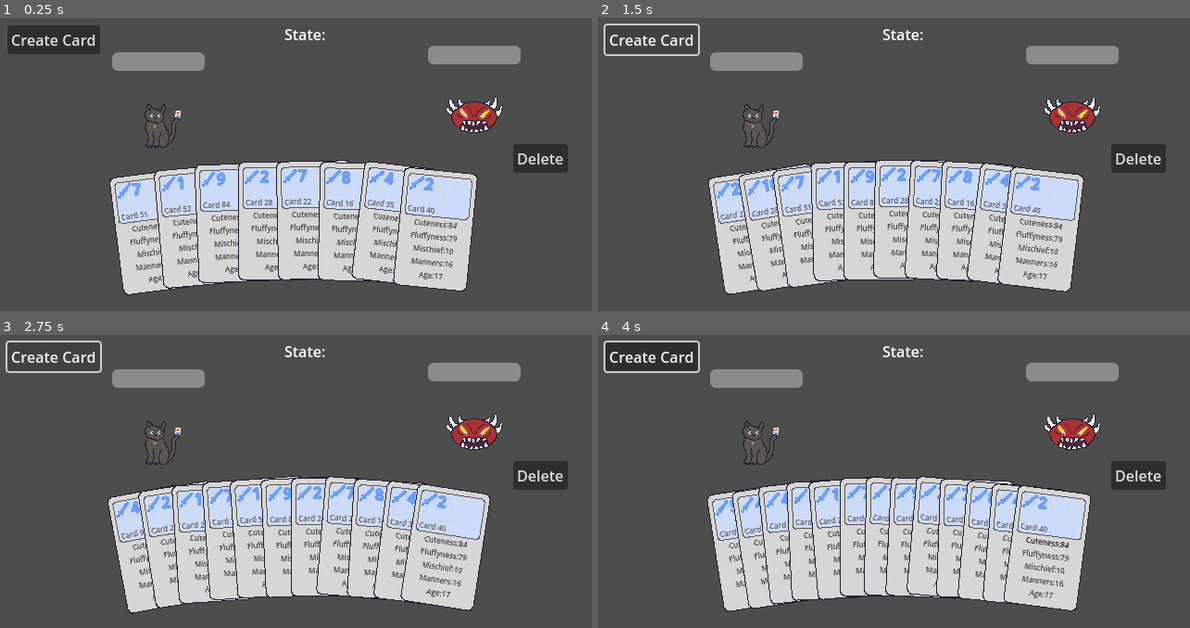
Above: before the commit, frames 1-4 (two rows, left to right).
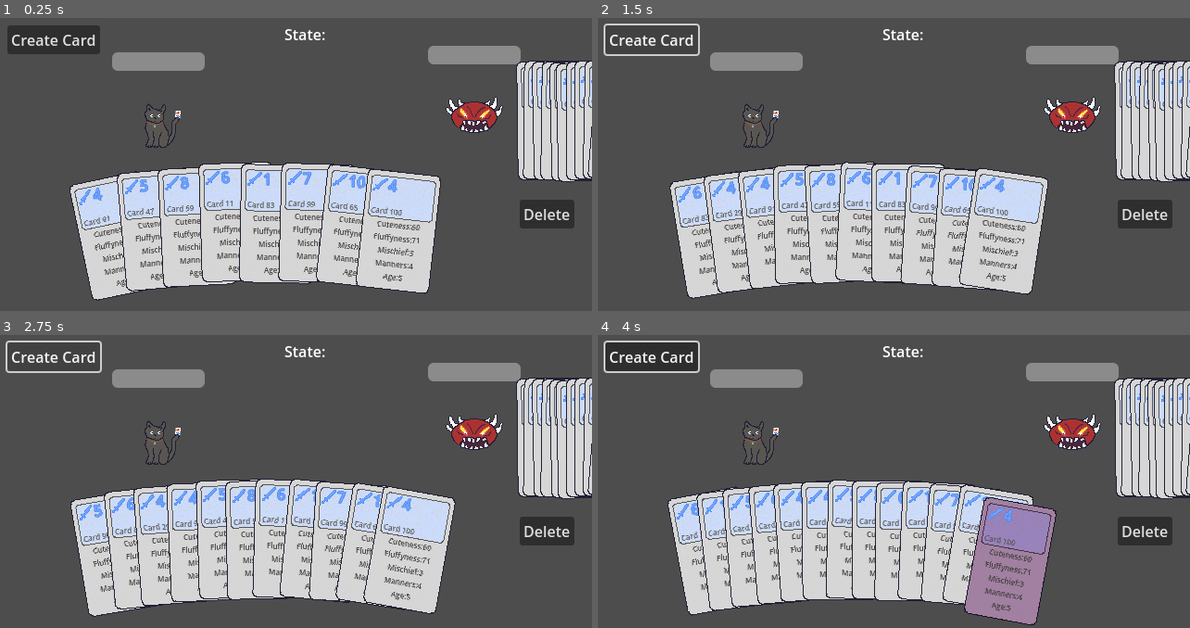
Above: after the commit, the same moments.

Repository: zcbntr/bucinum
Game: Godot game, scene res://scenes/main.tscn
Same seed, same stepped clock (60 frames per second), same inputs: the game is played once before the commit and once after it.
Inputs (mouse positions are in pixels of both pictures, inside the frame that each line leads up to):
- Up to frame 1 (0.25 s): no input
- Up to frame 2 (1.5 s): click "Create Card" at 0.5 s; click "Create Card" at 1.25 s
- Up to frame 3 (2.75 s): click "Create Card" at 2 s
- Up to frame 4 (4 s): tap Enter at 2.75 s; move the mouse to (1047, 513) at 2.77 s; press the mouse at (1047, 513) at 2.78 s; tap Space at 3.5 s; move the mouse to (1047, 543) at 3.52 s; release the mouse at (1047, 543) at 3.53 s; click (1047, 543) at 3.6 s

The runs differ from the first frame. In frame 1, 20% of the frame differs, in the area x 11-100%, y 14-97%; in frame 2, 21%; in frame 3, 21%; in frame 4, 24%, in the area x 11-100%, y 14-100%.

Commit message:
Simplify hand logic

Diff:
--- a/scenes/card_category_display.tscn
+++ b/scenes/card_category_display.tscn
@@ -12,6 +12,7 @@
 
 [node name="CategoryDisplay" type="Node2D"]
 script = ExtResource("1_uhauh")
+highlighted = null
 
 [node name="CategoryLbl" type="Label" parent="."]
 modulate = Color(0.8, 0.8, 0.8, 1)
--- a/scenes/card_object.tscn
+++ b/scenes/card_object.tscn
@@ -22,7 +22,7 @@
 outline_color = Color(0.263618, 0.504675, 0.943998, 1)
 
 [sub_resource type="RectangleShape2D" id="RectangleShape2D_hxmh3"]
-size = Vector2(78, 50)
+size = Vector2(80, 128)
 
 [node name="Card" type="Node2D"]
 script = ExtResource("1_wshl8")
@@ -78,7 +78,6 @@
 [node name="ClickableArea" type="Area2D" parent="."]
 
 [node name="CollisionShape2D" type="CollisionShape2D" parent="ClickableArea"]
-position = Vector2(0, -38)
 shape = SubResource("RectangleShape2D_hxmh3")
 
 [connection signal="input_event" from="ClickableArea" to="." method="_on_clickable_area_input_event"]
--- a/scenes/enemy_character.tscn
+++ b/scenes/enemy_character.tscn
@@ -8,8 +8,7 @@
 script = ExtResource("1_yrak4")
 
 [node name="Hand" parent="." instance=ExtResource("2_fburf")]
-position = Vector2(0, 2030)
-hand_radius = 2000
+position = Vector2(121, 1)
 
 [node name="EnemySprite" type="Sprite2D" parent="."]
 texture = ExtResource("2_t40xi")
--- a/scenes/hand.tscn
+++ b/scenes/hand.tscn
@@ -3,11 +3,11 @@
 [ext_resource type="Script" path="res://scripts/hand.gd" id="1_d6qc0"]
 
 [sub_resource type="CircleShape2D" id="CircleShape2D_kacww"]
-radius = 2000.0
+radius = 1000.0
 
 [node name="Hand" type="Node2D"]
 script = ExtResource("1_d6qc0")
 
 [node name="DebugCircle" type="CollisionShape2D" parent="."]
-visible = false
+position = Vector2(0, 1000)
 shape = SubResource("CircleShape2D_kacww")
--- a/scenes/main.tscn
+++ b/scenes/main.tscn
@@ -111,10 +111,10 @@
 [node name="PlayUI" type="Node2D" parent="."]
 
 [node name="DeleteButton" type="Button" parent="PlayUI"]
-offset_left = 555.0
-offset_top = 140.0
-offset_right = 614.0
-offset_bottom = 171.0
+offset_left = 562.0
+offset_top = 200.0
+offset_right = 621.0
+offset_bottom = 231.0
 text = "Delete"
 
 [node name="CreateCardButton" type="Button" parent="PlayUI"]
@@ -135,7 +135,7 @@
 horizontal_alignment = 1
 
 [node name="Shop" parent="." instance=ExtResource("5_4k7ct")]
-upgrades = []
+visible = false
 
 [connection signal="pressed" from="CanvasLayer/RoundWonOverlay/ContinueButton" to="." method="_on_continue_button_pressed"]
 [connection signal="pressed" from="PlayUI/DeleteButton" to="." method="_on_delete_card_button_pressed"]
--- a/scenes/player_character.tscn
+++ b/scenes/player_character.tscn
@@ -8,7 +8,7 @@
 script = ExtResource("1_c536f")
 
 [node name="Hand" parent="." instance=ExtResource("2_iomj6")]
-position = Vector2(160, 1100)
+position = Vector2(120, 104)
 
 [node name="PlayerSprite" type="Sprite2D" parent="."]
 texture = ExtResource("3_ia8ty")
--- a/scripts/card_category_display.gd
+++ b/scripts/card_category_display.gd
@@ -6,9 +6,11 @@
 
 @export var category_name: String = "<category_name>"
 @export var category_value: int = 0
+@export var highlighted: bool = false
 
 # Called when the node enters the scene tree for the first time.
 func _ready() -> void:
+
 	($CategoryLbl as Label).set_modulate(Color(0.8, 0.8, 0.8, 1))
 	($CategoryLbl as Label).set_text(category_name + ":" + str(category_value))
 
@@ -23,7 +25,9 @@
 	mouse_exited.emit(category_name)
 
 func highlight():
+	highlighted = true
 	($CategoryLbl as Label).set_modulate(Color(0.4, 0.2, 0.4, 1))
 
 func unhighlight():
+	highlighted = false
 	($CategoryLbl as Label).set_modulate(Color(0.8, 0.8, 0.8, 1))
--- a/scripts/card_object.gd
+++ b/scripts/card_object.gd
@@ -1,10 +1,12 @@
 class_name CardObject extends Node2D
 
-signal mouse_entered(card: CardObject)
-signal mouse_exited(card: CardObject)
+signal card_hovered(card: CardObject)
+signal card_unhovered(card: CardObject)
 signal category_hovered(category: String, card: CardObject)
 signal category_unhovered(card: CardObject)
-signal card_clicked(card: CardObject)
+signal category_clicked(category: String, card: CardObject)
+signal card_selected(card: CardObject)
+signal card_unselected
 
 static var card_scene: PackedScene = preload("res://scenes/card_object.tscn")
 static var card_category_display_scene: PackedScene = preload("res://scenes/card_category_display.tscn")
@@ -26,7 +28,6 @@
 @export var card_cost: int = 1
 @export var card_damage: int = 1
 @export var card_image: Node2D
-@export var hovered_category: String
 @export var is_hovered: bool = false
 @export var is_selected: bool = false
 
@@ -126,6 +127,7 @@
 		cat_display.position = Vector2(-39, -12 + (14 * i))
 		cat_display.mouse_entered.connect(_on_category_mouse_entered)
 		cat_display.mouse_exited.connect(_on_category_mouse_exited)
+		cat_display.z_index = i
 		add_child(cat_display)
 		category_displays.push_back(cat_display)
 
@@ -139,7 +141,9 @@
 	damage_lbl.set_text(str(card_damage))
 
 	#	Create category displays for each stat
-	clear_category_displays()
+	if !category_displays.is_empty():
+		clear_category_displays()
+
 	for i in card_stats.keys().size():
 		var cat_display = card_category_display_scene.instantiate()
 		cat_display.category_name = card_stats.keys()[i]
@@ -155,26 +159,31 @@
 		cd.queue_free()
 	category_displays.clear()
 
-func highlight():
+func set_hovered():
 	if (!is_hovered):
 		is_hovered = true
 		base_sprite.set_modulate(Color(0.75, 0.6, 0.75, 1))
-
-func unhighlight():
+		set_position(Vector2(position.x, position.y - 5))
+		card_hovered.emit(self)
+
+func set_unhovered():
 	if (is_hovered):
 		is_hovered = false
 		base_sprite.set_modulate(Color(1,1,1,1))
-
-func select():
+		set_position(Vector2(position.x, position.y + 5))
+		card_unhovered.emit(self)
+
+func set_selected():
 	if (!is_selected):
 		is_selected = true
-		base_sprite.set_modulate(Color(0.42, 0.25, 0.55, 1))
-		set_position(Vector2(position.x, position.y - 10))
-
-func unselect():
+		set_position(Vector2(position.x, position.y - 15))
+		card_selected.emit(self)
+
+func set_unselected():
 	if (is_selected):
 		is_selected = false
-		set_position(Vector2(position.x, position.y - 10))
+		set_position(Vector2(position.x, position.y + 15))
+		card_unselected.emit(self)
 
 func highlight_select():
 	is_hovered = true
@@ -203,24 +212,38 @@
 
 
 func _on_clickable_area_mouse_entered() -> void:
-	mouse_entered.emit(self)
+	set_hovered()
 
 
 func _on_clickable_area_mouse_exited() -> void:
-	mouse_exited.emit(self)
+	set_unhovered()
 
 
 func _on_category_mouse_entered(_category: String) -> void:
-	hovered_category = _category
+	highlight_category(_category)
 	category_hovered.emit(_category, self)
 
 
 func _on_category_mouse_exited(_category: String) -> void:
-	if (hovered_category == _category):
-		hovered_category = ""
-		category_unhovered.emit(self)
-
-
-func _on_clickable_area_input_event(_viewport: Node, event: InputEvent, _shape_idx: int) -> void:
+	unhighlight_category(_category)
+	category_unhovered.emit(self)
+
+
+func get_selected_category() -> String:
+	for cat in category_displays:
+		if cat.highlighted:
+			return cat.category_name
+	return ""
+
+
+func _on_clickable_area_input_event(viewport: Node, event: InputEvent, _shape_idx: int) -> void:
 	if event.is_action_pressed("mouse_click"):
-		card_clicked.emit(self)
+		viewport.set_input_as_handled() # Ignore items with lower z-index
+		if (is_selected):
+			set_unselected()
+		elif (!is_selected):
+			set_selected()
+
+		var selected_category = get_selected_category()
+		if selected_category != "":
+			category_clicked.emit(selected_category, self)
--- a/scripts/character.gd
+++ b/scripts/character.gd
@@ -8,6 +8,9 @@
 @export var cards_left_to_play_in_round: int = max_cards_per_round
 
 @onready var hand: Hand = $Hand
+
+func get_hand() -> Hand:
+	return hand
 
 func remove_selected_cards() -> Array[CardObject]:
 	return hand.remove_selected_cards()
--- a/scripts/game_controller.gd
+++ b/scripts/game_controller.gd
@@ -60,9 +60,9 @@
 	comparison_history.push_front(_result)
 
 static func compare_cards(_category: String, _player_card: CardObject, _enemy_card: CardObject) -> GameController.ComparisonResult:
-	if _player_card.stats.get(_category) > _enemy_card.stats.get(_category):
+	if _player_card.card_stats.get(_category) > _enemy_card.card_stats.get(_category):
 		return ComparisonResult.PLAYER_WIN
-	elif _player_card.stats.get(_category) < _enemy_card.stats.get(_category):
+	elif _player_card.card_stats.get(_category) < _enemy_card.card_stats.get(_category):
 		return ComparisonResult.ENEMY_WIN
 	else:
 		return ComparisonResult.TIE
--- a/scripts/hand.gd
+++ b/scripts/hand.gd
@@ -15,11 +15,7 @@
 
 @onready var collision_shape: CollisionShape2D = $DebugCircle
 
-var hovered_category: String
-var hovered_category_card: CardObject
 var cards: Array[CardObject] = []
-var cards_touched: Array[CardObject] = []
-var categories_of_cards_touched: Dictionary
 var cards_selected: Array[CardObject] = []
 
 func is_empty() -> bool:
@@ -42,28 +38,21 @@
 
 # Physically add card to hand, positionally sort cards
 func add_card(_card: CardObject):
+	_card.category_clicked.connect(_on_card_category_clicked)
+	_card.card_selected.connect(_on_card_selected)
+	_card.card_unselected.connect(_on_card_unselected)
 	cards.push_back(_card)
 	add_child(_card)
 
-	_card.category_hovered.connect(_handle_card_category_hovered)
-	_card.category_unhovered.connect(_handle_card_category_unhovered)
-	_card.mouse_entered.connect(_handle_card_hovered)
-	_card.mouse_exited.connect(_handle_card_unhovered)
 	fan_cards()
 
 # Remove card by index from hand, positionally sort cards
 func remove_card(_index: int) -> CardObject:
 	var removing_card = cards[_index]
 
-	var touched_card_index = cards_touched.find(removing_card)
-	if (touched_card_index >= 0):
-		cards_touched.remove_at(touched_card_index)
-
 	var selected_card_index = cards_selected.find(removing_card)
 	if (selected_card_index >= 0):
 		cards_selected.remove_at(selected_card_index)
-
-	categories_of_cards_touched.erase(cards[_index])
 
 	cards.remove_at(_index)
 	#removing_card.category_hovered.disconnect()
@@ -96,7 +85,7 @@
 # Get the position of a card for a given angle
 func get_card_position(_angle_in_deg: float) -> Vector2:
 	var x: float = hand_radius * cos(deg_to_rad(_angle_in_deg))
-	var y: float = hand_radius * sin(deg_to_rad(_angle_in_deg))
+	var y: float = (hand_radius * sin(deg_to_rad(_angle_in_deg))) + hand_radius
 
 	return Vector2(int(x), int(y))
 
@@ -110,33 +99,19 @@
 	card.set_position(get_card_position(_angle_in_deg) + Vector2(int(x_offset), int(y_offset)))
 	card.set_rotation(deg_to_rad(_angle_in_deg + 90 + rot_offset))
 
-func _handle_card_touched(_card: CardObject) -> void:
-	cards_touched.push_back(_card)
+func _on_card_category_clicked(_category: String, _card: CardObject) -> void:
+	category_clicked.emit(_category, _card)
 
-func _handle_card_untouched(_card: CardObject) -> void:
-	cards_touched.remove_at(cards_touched.find(_card))
+func _on_card_selected(_card: CardObject) -> void:
+	cards_selected.push_back(_card)
+
+func _on_card_unselected(_card: CardObject) -> void:
+	cards_selected.remove_at(cards_selected.find(_card))
+
 
 # Called when the node enters the scene tree for the first time.
 func _ready() -> void:
 	pass # Replace with function body.
-
-func _input(event):
-	if (self.visible):
-		if event.is_action_pressed("mouse_click"):
-			if (!cards_touched.is_empty()):
-#				Get the rightmost touched card
-				var lowest_touched_index: int = cards.size()
-				for card in cards_touched:
-					lowest_touched_index = min(lowest_touched_index, cards.find(card))
-				var card_clicked = cards[lowest_touched_index]
-
-	#			Select the card. If its already selected unselect it
-				if (cards_selected.find(card_clicked) == -1):
-					cards_selected.push_back(cards[lowest_touched_index])
-				else:
-					cards_selected.remove_at(cards_selected.find(card_clicked))
-			elif (hovered_category != ""):
-				category_clicked.emit(hovered_category, hovered_category_card)
 
 
 # Called every frame. 'delta' is the elapsed time since the previous frame.
@@ -144,67 +119,3 @@
 #	Tool logic
 	if collision_shape.visible && (collision_shape.shape as CircleShape2D).radius != hand_radius:
 		(collision_shape.shape as CircleShape2D).set_radius(hand_radius)
-
-
-func update_hovered_card() -> void:
-	for i in range(0, cards.size()):
-		cards[i].unhighlight()
-
-#	Update visuals to show touched card
-	var lowest_touched_index: int = cards.size()
-	if (!cards_touched.is_empty()):
-		for touched_card in cards_touched:
-			lowest_touched_index = min(lowest_touched_index, cards.find(touched_card))
-		if lowest_touched_index < cards.size():
-			cards[lowest_touched_index].highlight()
-
-#	Update visuals to show selected cards
-	if (!cards_selected.is_empty()):
-		for selected_card in cards_selected:
-			if (lowest_touched_index < cards.size() && cards[lowest_touched_index] == selected_card):
-				selected_card.highlight_select()
-			else:
-				selected_card.select()
-
-
-# Update selected_category with the category hovered on the lowest card
-func update_selected_category() -> void:
-	if categories_of_cards_touched.is_empty():
-		hovered_category = ""
-		return
-
-#	Clear current highlights
-	for card in cards:
-		card.unhighlight_all_categories()
-
-#	Find correct card to highlight
-	var lowest_card_category_touched: String
-	var lowest_card_category_touched_index: int = cards.size()
-	for key in categories_of_cards_touched:
-		var current_index = cards.find(key)
-		if current_index < lowest_card_category_touched_index:
-			lowest_card_category_touched_index = current_index
-			lowest_card_category_touched = categories_of_cards_touched.get(key)
-	cards[lowest_card_category_touched_index].highlight_category(lowest_card_category_touched)
-	hovered_category = lowest_card_category_touched
-	hovered_category_card = cards[lowest_card_category_touched_index]
-
-
-func _handle_card_hovered(card: CardObject) -> void:
-	cards_touched.push_back(card)
-	update_hovered_card()
-
-
-func _handle_card_unhovered(card: CardObject) -> void:
-	cards_touched.remove_at(cards_touched.find(card))
-	update_hovered_card()
-
-
-func _handle_card_category_hovered(category: String, card: CardObject) -> void:
-	categories_of_cards_touched.get_or_add(card, category)
-	update_selected_category()
-
-
-func _handle_card_category_unhovered(card: CardObject) -> void:
-	categories_of_cards_touched.erase(card)
-	update_selected_category()
--- a/scripts/main.gd
+++ b/scripts/main.gd
@@ -9,25 +9,29 @@
 
 # Called when the node enters the scene tree for the first time.
 func _ready() -> void:
-	shop = $Shop
+	get_parent().get_viewport().set_physics_object_picking_sort(true)
 
 	load_player()
 	load_enemy()
 
 #	Give player their initial cards
 	for n in 8:
-		player_character.add_card_to_hand(generate_random_card())
+		player_character.add_card_to_hand(CardObject.generate_random_card())
+
+	shop = $Shop
+	shop.player_hand = player_character.get_hand()
 
 func load_player() -> void:
 	player_character = $GameScreen/PlayerCharacter
 	player_character.set_health_values(50, 50)
+	player_character.category_clicked.connect(_on_player_character_category_clicked)
 
 
 func load_enemy() -> void:
 	enemy_character = $GameScreen/EnemyCharacter
 	enemy_character.set_health_values(15, 15)
-	for n in 8:
-		enemy_character.add_card_to_hand(generate_random_card())
+	for n in 10:
+		enemy_character.add_card_to_hand(CardObject.generate_random_card())
 
 # Called every frame. 'delta' is the elapsed time since the previous frame.
 func _process(_delta: float) -> void:
@@ -158,27 +162,11 @@
 
 
 func _on_create_card_button_pressed() -> void:
-	var card = generate_random_card()
+	var card = CardObject.generate_random_card()
 	player_character.add_card_to_hand(card)
 
 func _on_delete_card_button_pressed() -> void:
 	player_character.remove_selected_cards()
-
-func generate_random_card() -> CardObject:
-	var rng = RandomNumberGenerator.new()
-	var cardName = rng.randi_range(1, 100)
-	var cost = rng.randi_range(1, 10)
-	var damage = rng.randi_range(1, 10)
-	var stats: Dictionary = {
-		"Cuteness": rng.randi_range(1, 100),
-		"Fluffyness": rng.randi_range(1, 100),
-		"Mischief": rng.randi_range(1, 10),
-		"Manners": rng.randi_range(1, 20),
-		"Age": rng.randi_range(1, 22)
-	}
-
-	var card: CardObject = CardObject.new_card("Card " + str(cardName), "Card Description", cost, damage, stats)
-	return card
 
 
 func _on_player_character_category_clicked(category: String, card: CardObject) -> void:
--- a/scripts/playable_component.gd
+++ b/scripts/playable_component.gd
@@ -10,7 +10,7 @@
 
 # Called when the node enters the scene tree for the first time.
 func _ready() -> void:
-	owner.set_clickable_area_size(Vector2(78, 50))
+	pass
 
 
 # Called every frame. 'delta' is the elapsed time since the previous frame.
--- a/scripts/shop.gd
+++ b/scripts/shop.gd
@@ -4,8 +4,7 @@
 
 @export var cards: Array[CardObject]
 @export var upgrades: Array
-
-@onready var card_scene: PackedScene = preload("res://scenes/card_object.tscn")
+@export var player_hand: Hand
 
 
 # Called when the node enters the scene tree for the first time.
@@ -28,7 +27,7 @@
 	for i in range(0, 4):
 		var card = CardObject.generate_random_card()
 		card.show_cost()
-		card.card_clicked.connect(_on_card_clicked)
+		card.card_selected.connect(_on_card_selected)
 		generated_cards.push_back(card)
 		$CardsSection.add_child(card)
 	cards = generated_cards
@@ -46,10 +45,10 @@
 	exit_shop_pressed.emit()
 
 
-func _on_card_clicked(_card: CardObject) -> void:
+func _on_card_selected(_card: CardObject) -> void:
 #	Add card to deck, decrement money
 	if GameController.get_money() >= _card.card_cost:
 		_card.visible = false
 		cards.remove_at(cards.find(_card))
-		GameController.add_card_to_player_hand(_card)
+		player_hand.add_card(_card)
 		lay_out_cards()
